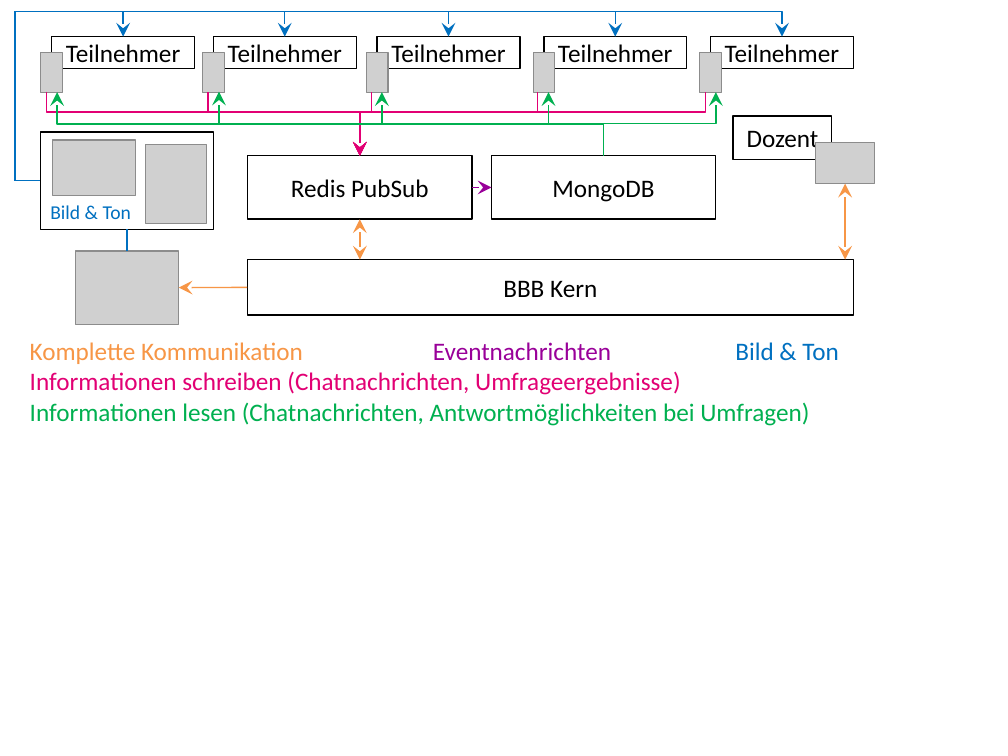
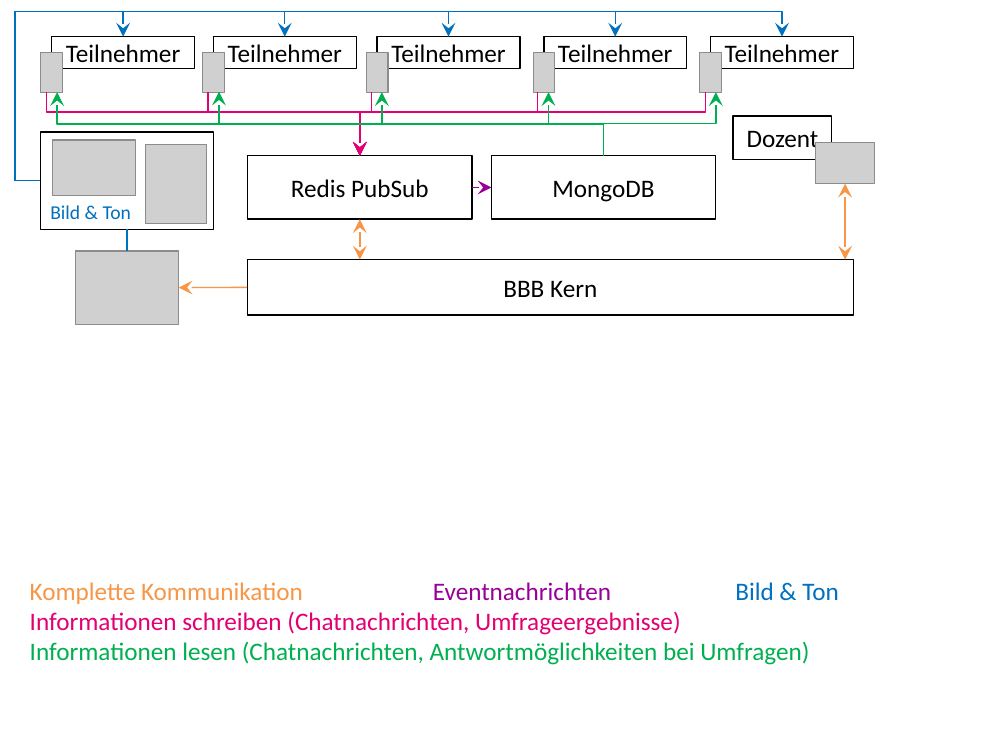
Before and after one commit to andreas-thor/papers, a slide deck: slide 8 of Grafiken/Loesungskonzepte.pptx (slide 7 before the commit). Drawn at 1008x756 pixels with LibreOffice and Linux fonts; fonts in the diff are those of the drawing; grey boxes stand for pictures. Boxes give left, top, right and bottom in pixels: in the first picture for what was removed or moved away, otherwise in the second. Text is boxed around its words. In the diff, an @@ line names an element or a change of style, - is before the commit and + after.

```diff
--- a/Grafiken/Loesungskonzepte.pptx
+++ b/Grafiken/Loesungskonzepte.pptx
@@ text "Komplette Kommunikation Eventnachrichten Bild & ...": place and size @@
-text "Komplette Kommunikation Eventnachrichten Bild & ..." at <box>30,342,839,426</box>
+text "Komplette Kommunikation Eventnachrichten Bild & ..." at <box>30,582,839,665</box>
```
Also in this commit, not shown: 1 other slide changed, 1 slide added, 2 other files.
